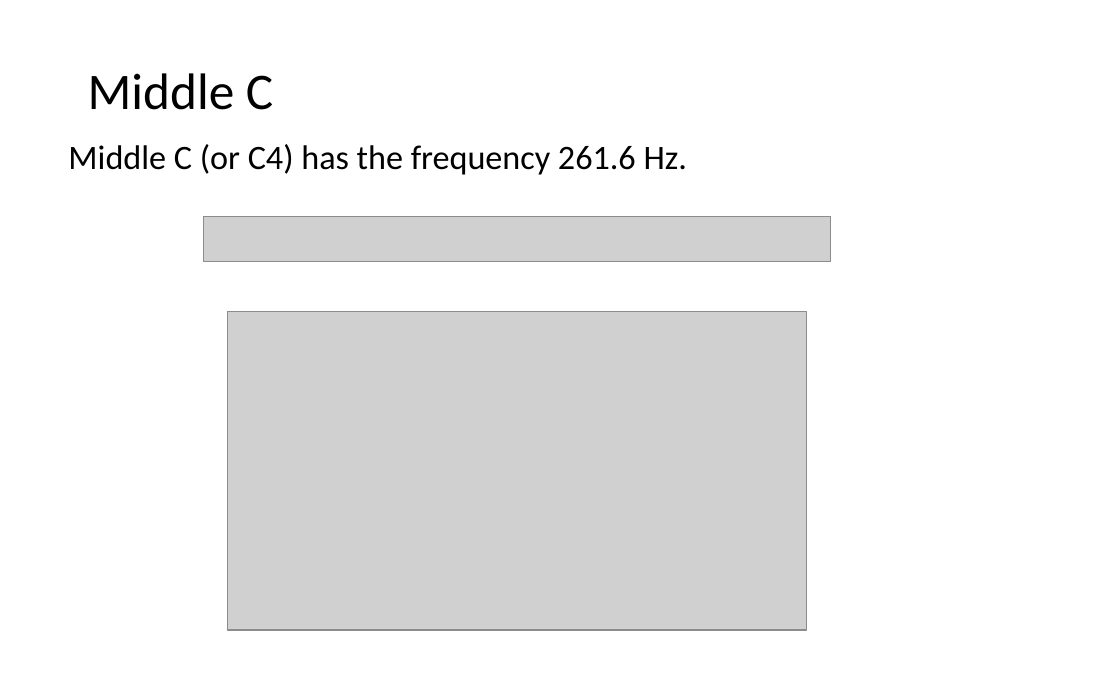
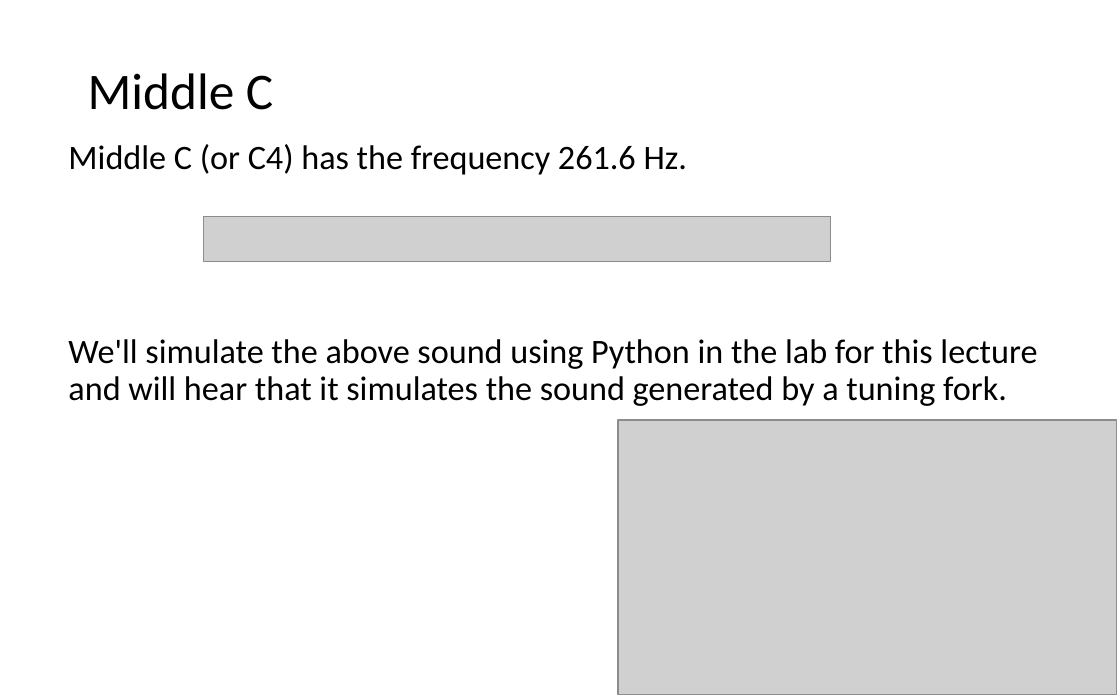
Before and after one commit to LongBaoNguyen/longbaonguyen.github.io, a slide deck: slide 16 of courses/apcsp/lect16.pptx (slide 13 before the commit). Drawn at 1120x700 pixels with LibreOffice and Linux fonts; fonts in the diff are those of the drawing; grey boxes stand for pictures; background and template pictures are left out. Boxes give left, top, right and bottom in pixels: in the first picture for what was removed or moved away, otherwise in the second. Text is boxed around its words. In the diff, an @@ line names an element or a change of style, - is before the commit and + after.

```diff
--- a/courses/apcsp/lect16.pptx
+++ b/courses/apcsp/lect16.pptx
@@ text at [68,339,1037,406]: paragraph added @@
+We'll simulate the above sound using Python in the lab for this lecture and will hear that it simulates the sound generated by a tuning fork.
@@ picture: place and size @@
-picture at [227,311,806,631]
+picture at [618,420,1117,694]
```
Also in this commit, not shown: 3 other slides changed, 3 slides added, 4 slides removed, 10 other files.
